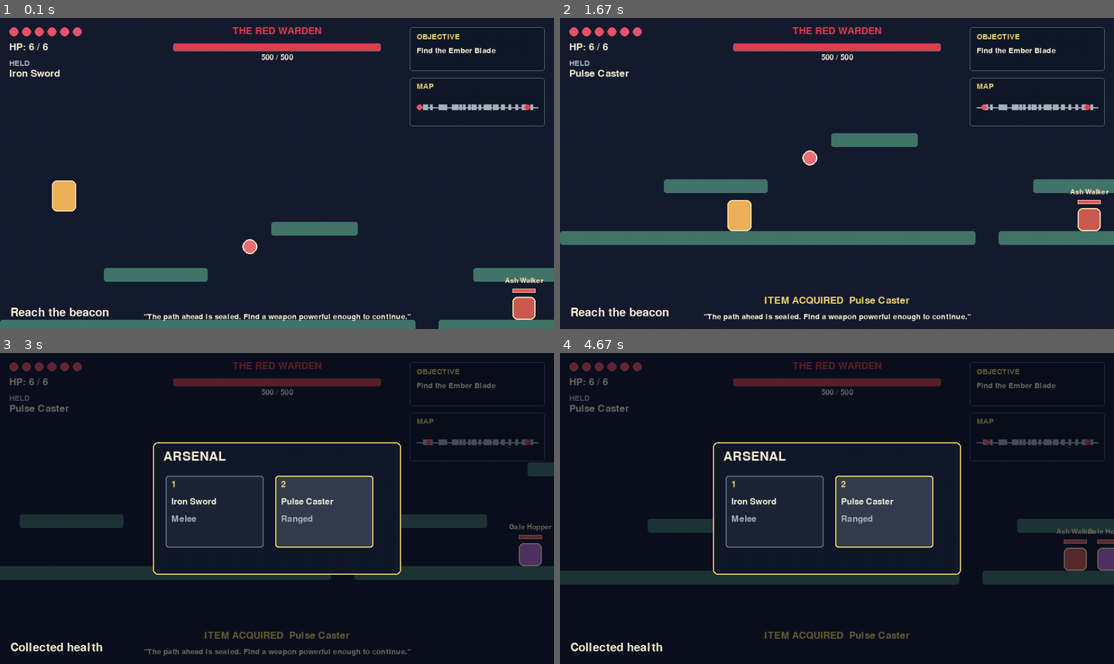
Above: before the commit, frames 1-4 (two rows, left to right).
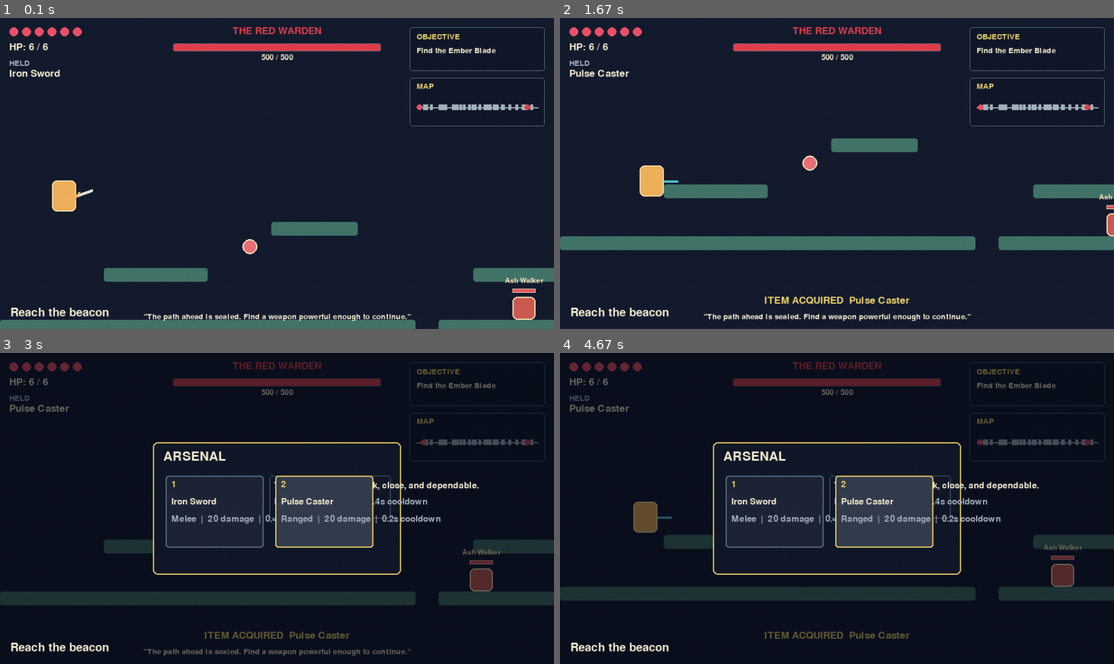
Above: after the commit, the same moments.

Repository: Ayaan-M-Khan/Pygame-Platformer
Game: pygame game, started from main.py
Same seed, same stepped clock (60 frames per second), same inputs: the game is played once before the commit and once after it.
Inputs (mouse positions are in pixels of both pictures, inside the frame that each line leads up to):
- Up to frame 1 (0.1 s): no input
- Up to frame 2 (1.67 s): hold P 0.33-0.8 s; hold Right 0.33-0.8 s; hold P 0.83-1.3 s; tap Space at 0.9, 1.2, 1.4 s; tap 1 at 0.98 s; hold Right from 1.33 s (still down); tap 2 at 1.48 s
- Up to frame 3 (3 s): tap Space at 1.7, 1.9, 2.2 s; release Right at 1.8 s; hold Right 1.83-2.3 s; tap Tab at 2.33 s; click (216, 511) at 2.72 s, where only the run after the commit has a clickable "1"
- Up to frame 4 (4.67 s): hold Left 3-3.53 s; tap Space at 3.07, 3.37, 3.63, 3.93, 4.07, 4.37 s; hold Left 3.57-3.97 s; tap 1 at 3.72 s; hold Right 4-4.63 s; tap 2 at 4.15 s

The runs differ from the first frame. In frame 1, less than 0.1% of the frame differs, in the area x 13-17%, y 54-59%; in frame 2, 6.6%; in frame 3, 12%; in frame 4, 12%, in the area x 0-100%, y 27-97%.

Commit message:
modified:   __pycache__/enemy.cpython-314.pyc 	modified:   __pycache__/gamevalues.cpython-314.pyc 	modified:   __pycache__/level.cpython-314.pyc 	modified:   __pycache__/main.cpython-314.pyc 	modified:   __pycache__/player.cpython-314.pyc 	modified:   __pycache__/ui.cpython-314.pyc 	modified:   __pycache__/weapon.cpython-314.pyc 	modified:   enemy.py 	modified:   gamevalues.py 	modified:   level.py 	modified:   main.py 	modified:   player.py 	modified:   ui.py 	modified:   weapon.py

Diff:
--- a/enemy.py
+++ b/enemy.py
@@ -23,6 +23,10 @@
         self.shoot_timer = gv.SHOOTER_INTERVAL
         self.phase = 1
         self.hit_by_attack = False
+        self.state = "patrol"
+        self.detection_range = 520 if kind != "boss" else 900
+        self.attack_windup = 0.0
+        self.stun_timer = 0.0
 
     @property
     def alive(self):
@@ -30,8 +34,15 @@
 
     def update(self, dt, platforms, player_rect):
         projectile = None
+        self.stun_timer = max(0.0, self.stun_timer - dt)
+        if self.stun_timer > 0:
+            self.state = "stunned"
+            return None
+        self.state = "chase" if abs(player_rect.centerx - self.rect.centerx) <= self.detection_range else "patrol"
         if self.kind in ("walker", "heavy", "boss"):
             speed = gv.ENEMY_SPEED[self.kind]
+            if self.state == "chase":
+                self.direction = 1 if player_rect.centerx > self.rect.centerx else -1
             self._move_horizontally(platforms, speed * self.direction * dt)
             if self._past_platform_edge(platforms) or abs(self.rect.centerx - self.spawn_x) > gv.ENEMY_PATROL_DISTANCE[self.kind]:
                 self.direction *= -1
@@ -43,11 +54,18 @@
                 self.velocity_y = -gv.JUMPER_JUMP_FORCE
                 self.jump_timer = gv.JUMPER_INTERVAL
         if self.kind in ("shooter", "boss"):
+            if self.attack_windup > 0:
+                self.attack_windup -= dt
+                self.state = "telegraph"
+                if self.attack_windup <= 0:
+                    direction = 1 if player_rect.centerx >= self.rect.centerx else -1
+                    projectile = {"rect": pygame.Rect(self.rect.centerx, self.rect.centery, 12, 8), "velocity": direction * gv.ENEMY_PROJECTILE_SPEED, "damage": gv.ENEMY_PROJECTILE_DAMAGE, "owner": "enemy"}
+                    self.shoot_timer = gv.SHOOTER_INTERVAL / (1.5 if self.phase == 2 else (2 if self.phase == 3 else 1))
+                return projectile
             self.shoot_timer -= dt
             if self.shoot_timer <= 0 and abs(player_rect.centerx - self.rect.centerx) < 850:
-                direction = 1 if player_rect.centerx >= self.rect.centerx else -1
-                projectile = {"rect": pygame.Rect(self.rect.centerx, self.rect.centery, 12, 8), "velocity": direction * gv.ENEMY_PROJECTILE_SPEED, "damage": gv.ENEMY_PROJECTILE_DAMAGE, "owner": "enemy"}
-                self.shoot_timer = gv.SHOOTER_INTERVAL / (1.5 if self.phase == 2 else (2 if self.phase == 3 else 1))
+                self.attack_windup = gv.BOSS_ATTACK_WINDUP if self.is_boss else gv.SHOOTER_ATTACK_WINDUP
+                self.state = "telegraph"
         self.velocity_y = min(self.velocity_y + gv.ENEMY_GRAVITY * dt, gv.ENEMY_MAX_FALL_SPEED)
         self.rect.y += round(self.velocity_y * dt)
         for platform in platforms:
@@ -81,6 +99,8 @@
     def draw(self, surface, camera_x, camera_y):
         rect = self.rect.move(-round(camera_x), -round(camera_y))
         pygame.draw.rect(surface, self.colors[self.kind], rect, border_radius=8)
+        if self.state == "telegraph":
+            pygame.draw.rect(surface, (255, 229, 139), rect.inflate(10, 10), 3, border_radius=10)
         pygame.draw.rect(surface, (255, 232, 188), rect, 2, border_radius=8)
         font = pygame.font.Font(None, 18)
         label = font.render(self.name, True, (255, 232, 188))
--- a/gamevalues.py
+++ b/gamevalues.py
@@ -50,6 +50,8 @@
 SHOOTER_INTERVAL = 2.0
 ENEMY_PROJECTILE_SPEED = 300.0
 ENEMY_PROJECTILE_DAMAGE = 12
+SHOOTER_ATTACK_WINDUP = 0.25
+BOSS_ATTACK_WINDUP = 0.65
 ENEMY_NAME = {"walker": "Ash Walker", "jumper": "Gale Hopper", "shooter": "Cinder Sentry", "heavy": "Stone Brute", "boss": "THE RED WARDEN"}
 
 POWERUP_SIZE = 26
--- a/level.py
+++ b/level.py
@@ -139,9 +139,10 @@
         platforms.append(Platform(4930, 430, gv.PLATFORM_HEIGHT, 250, "boss_floor", "boss arena"))
         return platforms
 
-    def update(self, dt):
+    def update(self, dt, camera_x=0):
         for platform in self.platforms:
-            platform.update(dt)
+            if abs(platform.rect.centerx - camera_x - gv.SCREEN_WIDTH / 2) < gv.SCREEN_WIDTH * 1.5:
+                platform.update(dt)
 
     def collision_rects(self):
         return [platform for platform in self.platforms if platform.active]
@@ -154,6 +155,7 @@
 
     def draw(self, surface, camera_x, camera_y):
         for platform in self.platforms:
-            platform.draw(surface, camera_x, camera_y)
+            if -gv.SCREEN_WIDTH <= platform.rect.right - camera_x and platform.rect.left - camera_x <= gv.SCREEN_WIDTH * 2:
+                platform.draw(surface, camera_x, camera_y)
         goal = self.goal.move(-round(camera_x), -round(camera_y))
         pygame.draw.rect(surface, gv.GOAL_COLOR, goal, 4)
--- a/main.py
+++ b/main.py
@@ -8,7 +8,7 @@
 from level import Level
 from player import Player
 from powerup import create_powerups
-from ui import ObjectiveManager, draw_hud, draw_inventory
+from ui import ObjectiveManager, draw_hud, draw_inventory, draw_pause_menu
 
 #Create the Camera angle for the player using the camera class and player values
 class Camera:
@@ -32,6 +32,10 @@
 		"damage": damage,
 		"owner": "player",
 	}
+
+
+def projectile_hits_terrain(projectile, platforms):
+	return any(platform.active and projectile["rect"].colliderect(platform.rect) for platform in platforms)
 
 
 #Main Game Loop
@@ -52,6 +56,7 @@
 	player.invulnerability_timer = 0.0
 	message = "Reach the beacon"
 	inventory_open = False
+	paused = False
 	running = True
 	frame_count = 0
 
@@ -61,6 +66,9 @@
 			if event.type == pygame.QUIT:
 				running = False
 			elif event.type == pygame.KEYDOWN:
+				if event.key in (pygame.K_p, pygame.K_ESCAPE):
+					paused = not paused
+					continue
 				if event.key == pygame.K_TAB:
 					inventory_open = not inventory_open
 				elif event.key == pygame.K_1:
@@ -80,8 +88,18 @@
 								message = f"ITEM ACQUIRED  {weapon.name}"
 							break
 
+		if paused:
+			screen.fill(gv.BACKGROUND_COLOR)
+			level.draw(screen, camera.x, camera.y)
+			player.draw(screen, camera.x, camera.y)
+			draw_hud(screen, player, level, enemies, objective, pygame.time.get_ticks())
+			draw_pause_menu(screen, player)
+			pygame.display.flip()
+			frame_count += 1
+			continue
+
 		keys = pygame.key.get_pressed()
-		level.update(dt)
+		level.update(dt, camera.x)
 		player.update(keys, level.collision_rects(), dt)
 		player.rect.left = max(0, player.rect.left)
 		player.rect.right = min(level.width, player.rect.right)
@@ -112,7 +130,7 @@
 
 		for projectile in projectiles[:]:
 			projectile["rect"].x += round(projectile["velocity"] * dt)
-			if not pygame.Rect(0, 0, level.width, level.height).colliderect(projectile["rect"]):
+			if projectile_hits_terrain(projectile, level.collision_rects()) or not pygame.Rect(0, 0, level.width, level.height).colliderect(projectile["rect"]):
 				projectiles.remove(projectile)
 				continue
 			if projectile["owner"] == "player":
@@ -131,12 +149,15 @@
 				powerup.collected = True
 				if powerup.kind == "dash":
 					player.has_dash = True
+					player.active_powerups["Dash"] = gv.POWERUP_DURATION
 				elif powerup.kind == "double_jump":
 					player.extra_jumps = 1
+					player.active_powerups["Double Jump"] = gv.POWERUP_DURATION
 				elif powerup.kind == "health":
 					player.health = min(gv.PLAYER_HEALTH, player.health + 40)
 				elif powerup.kind == "shield":
 					player.shield_charges += 2
+					player.active_powerups["Shield"] = gv.POWERUP_DURATION
 				message = f"Collected {powerup.kind.replace('_', ' ')}"
 		objective.update(dt)
 		for chest in level.weapon_chests:
--- a/player.py
+++ b/player.py
@@ -47,6 +47,7 @@
         self.attack_effect = None
         self.item_message = "Iron Sword"
         self.item_message_timer = 0.0
+        self.active_powerups = {}
 
     #Define properties for the x and y coordinates of the player, allowing for easy access and modification of the player's position
     @property
@@ -71,6 +72,10 @@
         self.dash_cooldown = max(0.0, self.dash_cooldown - dt)
         self.invulnerability_timer = max(0.0, self.invulnerability_timer - dt)
         self.item_message_timer = max(0.0, self.item_message_timer - dt)
+        for name in list(self.active_powerups):
+            self.active_powerups[name] -= dt
+            if self.active_powerups[name] <= 0:
+                del self.active_powerups[name]
         was_on_ground = self.on_ground
         self.on_ground = False
 
@@ -196,6 +201,14 @@
         draw_rect = self.rect.move(-round(camera_x), -round(camera_y))
         pygame.draw.rect(surface, gv.PLAYER_COLOR, draw_rect, border_radius=8)
         pygame.draw.rect(surface, gv.PLAYER_OUTLINE_COLOR, draw_rect, width=2, border_radius=8)
+        hand = draw_rect.midright if self.facing > 0 else draw_rect.midleft
+        if self.current_weapon.kind == "melee":
+            tip = (hand[0] + self.facing * 28, hand[1] - 10)
+            pygame.draw.line(surface, (228, 232, 220), hand, tip, 5)
+            pygame.draw.line(surface, (245, 175, 80), (hand[0] - self.facing * 5, hand[1] + 7), (hand[0] + self.facing * 5, hand[1] - 7), 4)
+        else:
+            tip = (hand[0] + self.facing * 24, hand[1])
+            pygame.draw.line(surface, (82, 191, 208), hand, tip, 4)
 
     def move(self, keys):
         """Compatibility wrapper for callers that still use the original API."""
--- a/ui.py
+++ b/ui.py
@@ -39,6 +39,10 @@
     surface.blit(font.render(player.current_weapon.name, True, gv.UI_TEXT), (16, 88))
     if player.shield_charges:
         surface.blit(small.render(f"Shield charges: {player.shield_charges}", True, gv.UI_ACCENT), (16, 116))
+    timer_y = 140
+    for name, remaining in player.active_powerups.items():
+        surface.blit(small.render(f"{name}: {remaining:.1f}s", True, gv.UI_ACCENT), (16, timer_y))
+        timer_y += 20
 
     panel = pygame.Rect(gv.SCREEN_WIDTH - 250, 16, 234, 76)
     pygame.draw.rect(surface, gv.UI_PANEL, panel, border_radius=5)
@@ -100,4 +104,27 @@
         pygame.draw.rect(surface, gv.UI_ACCENT if selected else gv.UI_BORDER, slot_rect, 2, border_radius=5)
         surface.blit(item_font.render(f"{slot + 1}", True, gv.UI_ACCENT), (slot_rect.x + 10, slot_rect.y + 8))
         surface.blit(item_font.render(weapon.name, True, gv.UI_TEXT), (slot_rect.x + 10, slot_rect.y + 38))
-        surface.blit(item_font.render(weapon.kind.title(), True, gv.UI_MUTED), (slot_rect.x + 10, slot_rect.y + 68))
+        surface.blit(item_font.render(weapon.describe(), True, gv.UI_MUTED), (slot_rect.x + 10, slot_rect.y + 68))
+        if slot_rect.collidepoint(pygame.mouse.get_pos()):
+            tooltip = pygame.Rect(slot_rect.right + 10, slot_rect.y, 210, 74)
+            pygame.draw.rect(surface, gv.UI_PANEL, tooltip, border_radius=5)
+            pygame.draw.rect(surface, gv.UI_BORDER, tooltip, 1, border_radius=5)
+            surface.blit(item_font.render(weapon.description, True, gv.UI_TEXT), (tooltip.x + 8, tooltip.y + 10))
+            surface.blit(item_font.render(weapon.describe(), True, gv.UI_MUTED), (tooltip.x + 8, tooltip.y + 38))
+
+
+def draw_pause_menu(surface, player):
+    overlay = pygame.Surface(surface.get_size(), pygame.SRCALPHA)
+    overlay.fill((5, 9, 18, 190))
+    surface.blit(overlay, (0, 0))
+    width, height = surface.get_size()
+    panel = pygame.Rect(width * 0.25, height * 0.2, width * 0.5, height * 0.6)
+    pygame.draw.rect(surface, gv.UI_PANEL, panel, border_radius=8)
+    pygame.draw.rect(surface, gv.UI_ACCENT, panel, 2, border_radius=8)
+    title = pygame.font.Font(None, 42).render("PAUSED", True, gv.UI_TEXT)
+    surface.blit(title, (panel.centerx - title.get_width() // 2, panel.y + 25))
+    text = pygame.font.Font(None, 25)
+    lines = ["Press P or Escape to resume", "Tab: loadout", f"Equipped: {player.current_weapon.name}"]
+    for index, line in enumerate(lines):
+        rendered = text.render(line, True, gv.UI_MUTED)
+        surface.blit(rendered, (panel.centerx - rendered.get_width() // 2, panel.y + 105 + index * 34))
--- a/weapon.py
+++ b/weapon.py
@@ -4,14 +4,18 @@
 
 
 class Weapon:
-    def __init__(self, name, damage, cooldown, range, knockback, kind="melee"):
+    def __init__(self, name, damage, cooldown, range, knockback, kind="melee", description=""):
         self.name = name
         self.damage = damage
         self.cooldown = cooldown
         self.range = range
         self.knockback = knockback
         self.kind = kind
+        self.description = description or f"A reliable {kind} weapon."
         self.last_attack = -cooldown
+
+    def describe(self):
+        return f"{self.kind.title()}  |  {self.damage} damage  |  {self.cooldown / 1000:.1f}s cooldown"
 
     def ready(self, now):
         return now - self.last_attack >= self.cooldown
@@ -52,9 +56,9 @@
 
 def create_weapon(weapon_id):
     if weapon_id == "ember_blade":
-        return Weapon("Ember Blade", gv.EMBER_BLADE_DAMAGE, gv.SWORD_COOLDOWN, gv.SWORD_RANGE, gv.SWORD_KNOCKBACK)
+        return Weapon("Ember Blade", gv.EMBER_BLADE_DAMAGE, gv.SWORD_COOLDOWN, gv.SWORD_RANGE, gv.SWORD_KNOCKBACK, description="A heated blade that hits harder than iron.")
     if weapon_id == "storm_bow":
-        return Weapon("Storm Bow", gv.STORM_BOW_DAMAGE, gv.STORM_BOW_COOLDOWN, gv.STORM_BOW_RANGE, gv.STORM_BOW_KNOCKBACK, "ranged")
+        return Weapon("Storm Bow", gv.STORM_BOW_DAMAGE, gv.STORM_BOW_COOLDOWN, gv.STORM_BOW_RANGE, gv.STORM_BOW_KNOCKBACK, "ranged", "A long-range bow charged with storm energy.")
     if weapon_id == "ranged":
-        return Weapon("Pulse Caster", gv.PROJECTILE_DAMAGE, gv.PROJECTILE_COOLDOWN * 1000, gv.PROJECTILE_RANGE, gv.PROJECTILE_KNOCKBACK, "ranged")
-    return Weapon("Iron Sword", gv.SWORD_DAMAGE, gv.SWORD_COOLDOWN, gv.SWORD_RANGE, gv.SWORD_KNOCKBACK)
+        return Weapon("Pulse Caster", gv.PROJECTILE_DAMAGE, gv.PROJECTILE_COOLDOWN * 1000, gv.PROJECTILE_RANGE, gv.PROJECTILE_KNOCKBACK, "ranged", "A compact ranged sidearm for reliable shots.")
+    return Weapon("Iron Sword", gv.SWORD_DAMAGE, gv.SWORD_COOLDOWN, gv.SWORD_RANGE, gv.SWORD_KNOCKBACK, description="The starting blade: quick, close, and dependable.")
